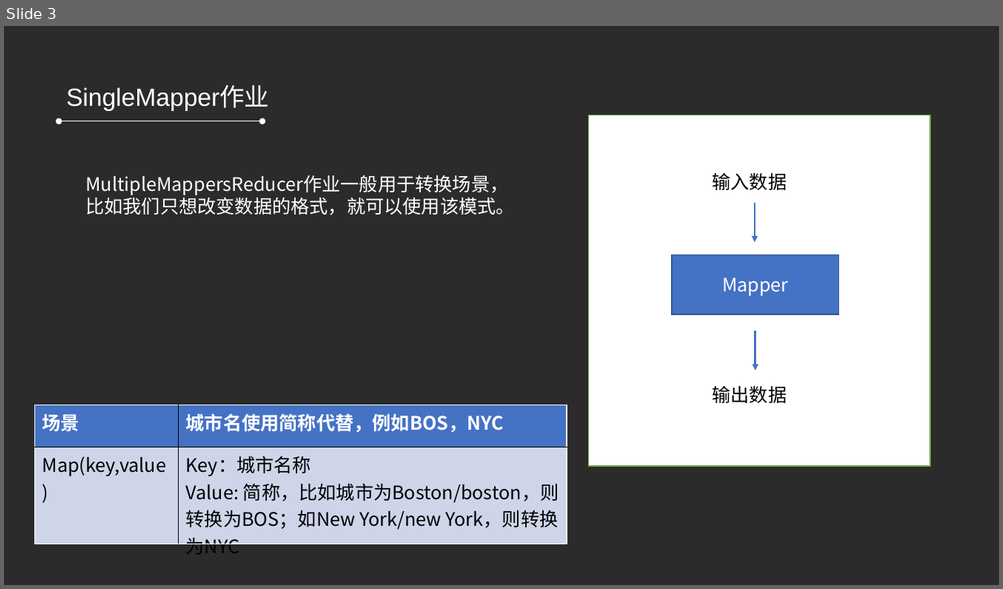
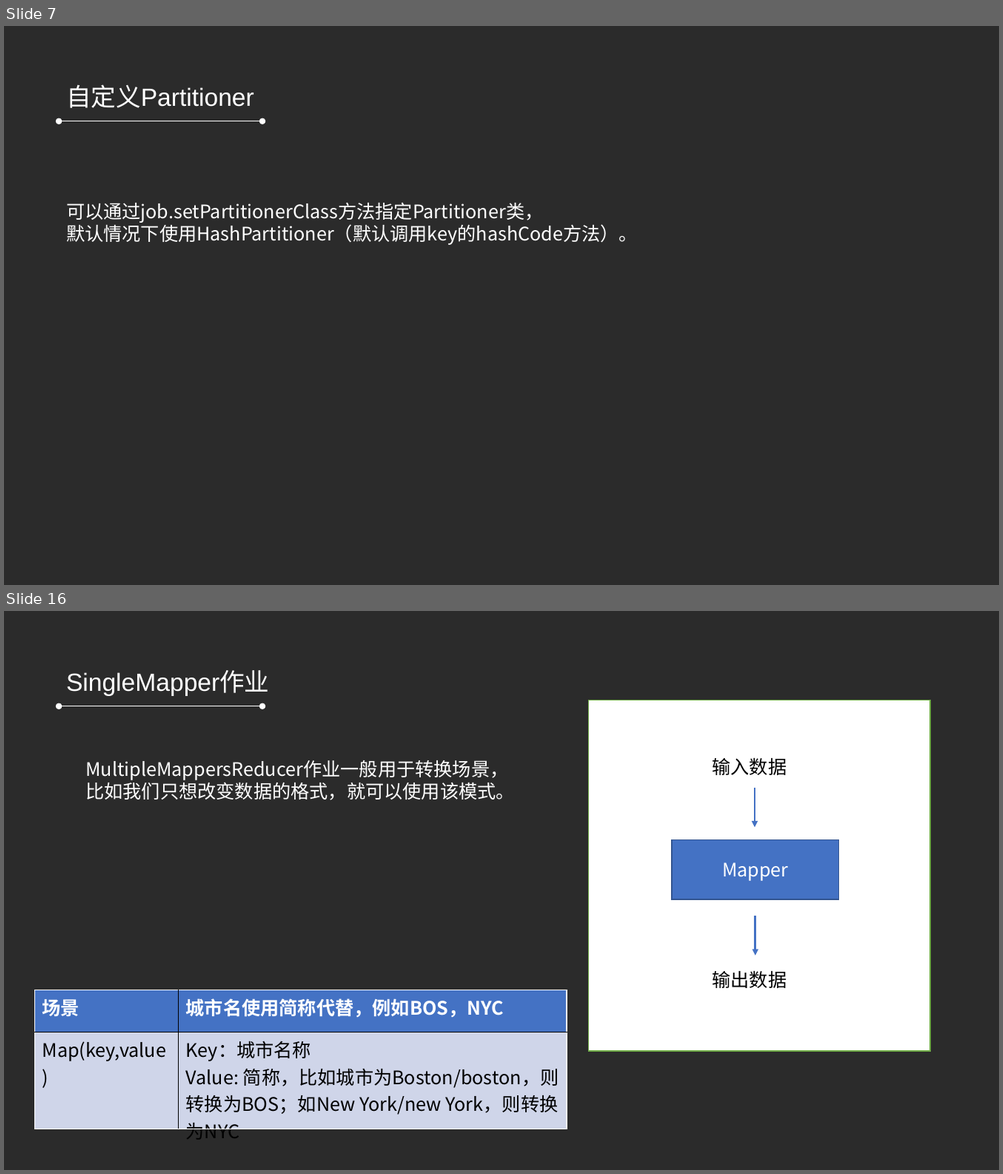
Before and after one commit to refuil/hadoopAction, a slide deck: 第五章 MapReduce高级程序设计.pptx. Shown one above the other, each under a label of ours: slide 3 before the commit, slides 7 and 16 after it; the slides between them are not shown. The pictures are 1003x589 and 1003x1174 pixels, drawn with LibreOffice and Linux fonts; fonts in the diff are those of the drawing; background and template pictures are left out; a plain dark background stands for a picture behind light text. Boxes give left, top, right and bottom in pixels: in the first picture for what was removed or moved away, otherwise in the second. Text is boxed around its words. In the diff, an @@ line names an element or a change of style, - is before the commit and + after.

```diff
--- a/第五章 MapReduce高级程序设计.pptx
+++ b/第五章 MapReduce高级程序设计.pptx
@@ slide 7 added at <box>4,26,999,585</box>, background picture (left out) @@
@@ text added at <box>66,84,254,108</box>, 24 pt, text #FFFFFF @@
+自定义Partitioner
@@ double arrow added from (60, 121) to (262, 121), #FFFFFF 0.5 pt @@
@@ text added at <box>66,203,637,245</box>, 18 pt, text #FFFFFF @@
+可以通过job.setPartitionerClass方法指定Partitioner类，
+默认情况下使用HashPartitioner（默认调用key的hashCode方法）。
@@ what was slide 3 is now slide 16 @@
```
Also in this commit, not shown: 1 slide changed, 16 other slides added, 3 slides removed, 19 other files.
